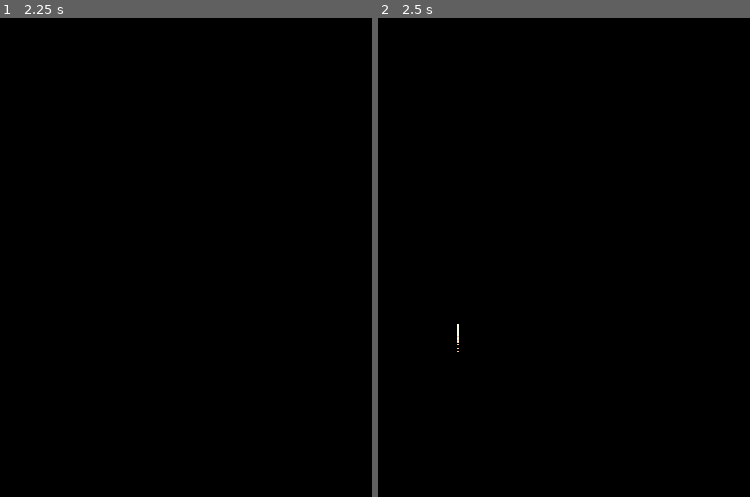
Above: before the commit, frames 1-2 (left to right).
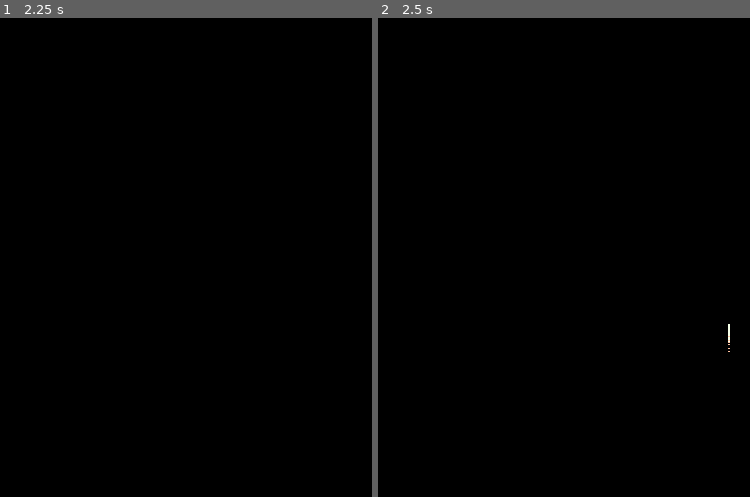
Above: after the commit, the same moments.

Repository: JCoMcL/pj10
Game: Godot game, scene res://units/players/lumi.tscn
Same seed, same stepped clock (60 frames per second), same inputs: the game is played once before the commit and once after it. This scene is started directly instead of the project's main scene.
Inputs (mouse positions are in pixels of both pictures, inside the frame that each line leads up to):
- Up to frame 1 (2.25 s): tap Enter (ui_accept) at 0.5, 0.77, 1.25, 2 s; move the mouse to (368, 233) at 0.52 s; hold D (right) 0.53-1.25 s; hold Backspace (bomb) 0.53-1.25 s; click (368, 233) at 0.67 s; tap Space (fire) at 0.8 s; drag from (152, 281) to (230, 353) at 1.27 s; move the mouse to (308, 152) at 2.02 s; hold D (right) from 2.03 s (still down); hold Backspace (bomb) from 2.03 s (still down)
- Up to frame 2 (2.5 s): keep holding D (right); keep holding Backspace (bomb); tap Space (fire) at 2.3 s

Frame 1 is identical in both runs. In frame 2, less than 0.1% of the frame differs, in the area x 21-95%, y 63-70%.

Commit message:
upgrade the run and gun mechanic. First pass at Lumi's bomb (dash), minor tweaks to player movement.

Diff:
--- /dev/null
+++ b/tools/envelope.gd
@@ -0,0 +1,36 @@
+extends Resource
+class_name Envelope
+
+@export_range(0, 10, 0.01, "suffix:s") var attack = 0.0
+@export_range(0, 10, 0.01, "suffix:s") var decay = 0.0
+@export_range(0, 1) var sustain = 1.0
+@export_range(0, 10, 0.01, "suffix:s") var release = 0.0
+
+func value(time: float, active = true) -> float:
+	assert(time >= 0)
+	if active:
+		if time < attack:
+			assert(attack > 0)
+			return time/attack
+		time -= attack
+		if time < decay:
+			assert(decay > 0)
+			return lerp(1.0, sustain, time/decay)
+		time -= decay
+		return sustain
+	else:
+		if time < release:
+			assert(release > 0)
+			return lerp(sustain, 0.0, time/release)
+		return 0
+
+func value_from_timer(t: SceneTreeTimer, active = true) -> float:
+	if active:
+		return value(attack + decay - t.time_left, active)
+	else:
+		return value(release - t.time_left, active)
+
+func create_timer(n: Node, active: bool):
+	if active:
+		return n.get_tree().create_timer(attack + decay)
+	return n.get_tree().create_timer(release)
--- a/units/players/dizzy.tscn
+++ b/units/players/dizzy.tscn
@@ -17,6 +17,8 @@
 size = Vector2(11, 29)
 
 [node name="Dizzy" instance=ExtResource("1_2k1ve")]
+acceleration = 1500
+speed = 200
 bomb_icon = 0
 
 [node name="Sprite2D" parent="." index="0"]
--- /dev/null
+++ b/units/players/lumi.gd
@@ -0,0 +1,5 @@
+extends Player
+
+func bomb():
+	velocity.x = 1200 * (-1 if get_sprite().flip_h else 1)
+	super()
--- a/units/players/lumi.tscn
+++ b/units/players/lumi.tscn
@@ -1,9 +1,11 @@
-[gd_scene load_steps=6 format=3 uid="uid://bc6lg0ushliyj"]
+[gd_scene load_steps=9 format=3 uid="uid://bc6lg0ushliyj"]
 
 [ext_resource type="PackedScene" uid="uid://do4kgcgelx4o2" path="res://units/players/player_character.tscn" id="1_7tlug"]
+[ext_resource type="Script" uid="uid://brjwqlyiq7c2l" path="res://units/players/lumi.gd" id="2_40uyx"]
 [ext_resource type="Texture2D" uid="uid://c0cbl4qinp5v6" path="res://units/players/lumi.png" id="2_rnep0"]
 [ext_resource type="Script" uid="uid://uwfp0rlcq3cy" path="res://tools/handy_atlas.gd" id="3_40uyx"]
 [ext_resource type="PackedScene" uid="uid://cvr074hn5uj3a" path="res://units/weapons/bolt.tscn" id="4_rnep0"]
+[ext_resource type="Script" uid="uid://jug5afl2e6bd" path="res://tools/envelope.gd" id="6_hg30c"]
 
 [sub_resource type="AtlasTexture" id="AtlasTexture_hg30c"]
 resource_local_to_scene = true
@@ -13,8 +15,14 @@
 script = ExtResource("3_40uyx")
 metadata/_custom_type_script = "uid://uwfp0rlcq3cy"
 
-[node name="PlayerCharacter" instance=ExtResource("1_7tlug")]
-acceleration = 2400
+[sub_resource type="Resource" id="Resource_vx4pn"]
+script = ExtResource("6_hg30c")
+attack = 0.5
+release = 0.3
+metadata/_custom_type_script = "uid://jug5afl2e6bd"
+
+[node name="Lumi" instance=ExtResource("1_7tlug")]
+script = ExtResource("2_40uyx")
 speed = 280
 bomb_icon = 2
 
@@ -27,3 +35,4 @@
 pool_mode = 0
 interval = 0.5
 run_and_gun = 0.0
+run_and_gun_envelope = SubResource("Resource_vx4pn")
--- a/units/players/player.gd
+++ b/units/players/player.gd
@@ -63,7 +63,9 @@
 func _ready():
 	super()
 	shoota = $Shoota
-	shoota.points_claimed.connect(claim_points)
+	for c in get_children():
+		if c is Shoota:
+			c.points_claimed.connect(claim_points)
 	if can_process():
 		var game = Game.get_game(self)
 		if game:
--- a/units/players/player_character.tscn
+++ b/units/players/player_character.tscn
@@ -20,6 +20,7 @@
 [node name="PlayerCharacter" type="CharacterBody2D"]
 collision_layer = 2
 script = ExtResource("1_dk4pa")
+acceleration = 2400
 bomb_cooldown = 1.0
 auto_free = false
 
--- a/units/weapons/shoota.gd
+++ b/units/weapons/shoota.gd
@@ -11,21 +11,26 @@
 @export_range(0.0, 10.0) var interval = 0.0
 @export_range(0, 360, 1, "radians_as_degrees") var spread: float = 0
 @export var apply_impulse: float = 0
-@export var autoshoot = false
+@export var autoshoot = false:
+	set(b):
+		if autoshoot != b and run_and_gun_envelope:
+			ragtime = run_and_gun_envelope.create_timer(self, b)
+		autoshoot = b
 @export var oneshot = false
 @export var default_direction = Vector2.UP
 @export var shoot_sfx: StringName = "bew"
 @export_range(0,1) var run_and_gun: float = 1
-@export_range(0,6) var run_and_gun_recovery_time: float = 1
-
-var _rag_rec = 1.0
-func get_speed_modifier(delta: float) -> float:
-	_rag_rec = move_toward(_rag_rec, 1.0, delta / run_and_gun_recovery_time)
-	return lerp(run_and_gun, 1.0, _rag_rec)
-
-@onready var bullet_pool = Pool.new(ammo, ammo_count, pool_mode, true, false)
+@export var run_and_gun_envelope: Envelope
 
 signal points_claimed(int)
+
+var bullet_pool: Pool
+
+var ragtime: SceneTreeTimer
+func get_speed_modifier(delta: float) -> float:
+	if run_and_gun_envelope and ragtime:
+		return 1.0 - run_and_gun_envelope.value_from_timer(ragtime, autoshoot)
+	return run_and_gun if autoshoot else 1.0
 
 func find_first_node_not_under_unit() -> Node:
 	var ancestry = Utils.get_ancestry(self)
@@ -72,7 +77,9 @@
 	if mask == -1:
 		mask = Utils.combined_layers(["World", "Friendly", "Enemy"]) & ~get_parent().collision_layer
 
-	var bullet = await bullet_pool.next(parent)
+	var bullet: Unit
+	if bullet_pool:
+		bullet = await bullet_pool.next(parent)
 	if bullet:
 		assert(bullet is Unit)
 		bullet.collision_mask = mask
@@ -86,13 +93,19 @@
 
 		bullet.wakeup()
 
-		if not oneshot and interval > 0:
-			timer = get_tree().create_timer(interval)
-			timer.timeout.connect(auto_shoot.bind(direction, parent, mask))
-		SFXPlayer.get_sfx_player(self).play_sfx(shoot_sfx)
-		_rag_rec = 0
-		return bullet
-	return null
+	if not oneshot and interval > 0:
+		timer = get_tree().create_timer(interval)
+		timer.timeout.connect(auto_shoot.bind(direction, parent, mask))
+	SFXPlayer.get_sfx_player(self).play_sfx(shoot_sfx)
+
+	if run_and_gun_envelope and not autoshoot:
+		ragtime = run_and_gun_envelope.create_timer(self, autoshoot)
+
+	return bullet
 
 func _ready():
+	if ammo:
+		bullet_pool = Pool.new(ammo, ammo_count, pool_mode, true, false)
+	if run_and_gun_envelope and autoshoot:
+		ragtime = run_and_gun_envelope.create_timer(self, autoshoot)
 	auto_shoot()
Not shown, added: tools/envelope.gd.uid
Not shown, added: units/players/lumi.gd.uid
